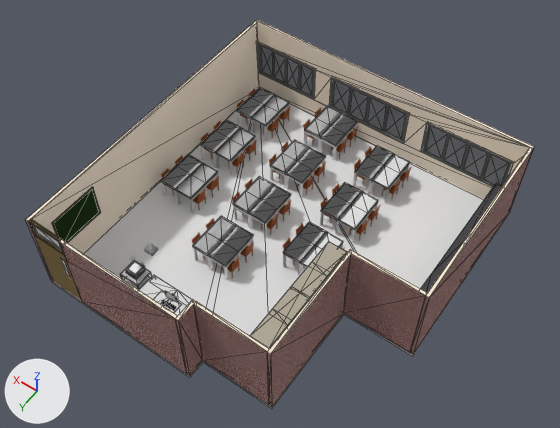
A saved change to the glTF model c.glb.
The view is the same before and after, from a 50 mm lens placed at (-3.12, 17.06, 19.92), pointed at (5.25, 5.34, 1.51). Lighting does not change. The marker at lower left points along +X, +Y and +Z. The picture after the commit comes second. Mesh edges are drawn as thin lines on the coarser meshes. Where no turn or scale is listed for an object, it has been applied to the vertices.

Objects in the first picture: 'empty_125', 'empty_30', 'empty_331', 'empty_58', 'empty_61', 'empty_63', 'empty_65', 'empty_67', 'empty_69', 'empty_71', 'empty_72', 'empty_74' and 144 more.
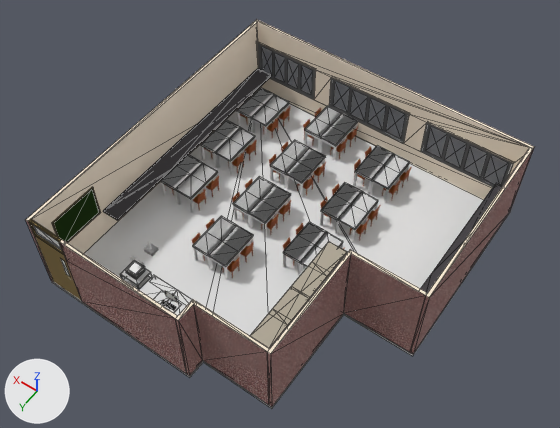
Location of each change, (x1, y1, x2, y2) in pixels of the pictures (560 x 428 px):
'ledge_east', added: after (103, 69, 272, 220)

What the commit changed:
Object 'ledge_east' (ob_ledge_east) is new; it shows me_mesh_147.
Its location is (9.71, 4.08, 0.99).
Its rotation in degrees is (0, -180, 0).
Its scale is (-1.0, -1.3, -1.0).
